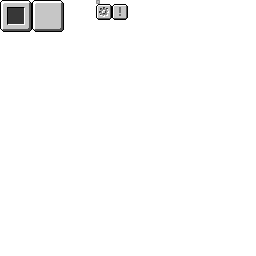
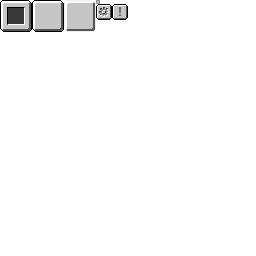
Before/after of a 256px x 256px layered artwork. What changed in the layer stack:
painted on "Background" over [64,0,96,32]
